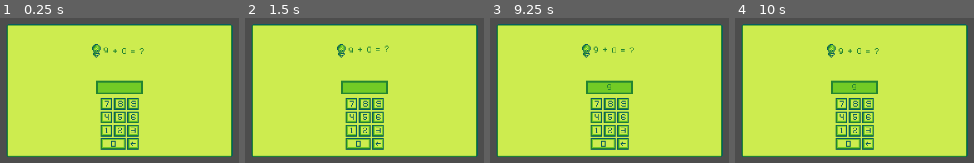
Above: before the commit, frames 1-4 (left to right).
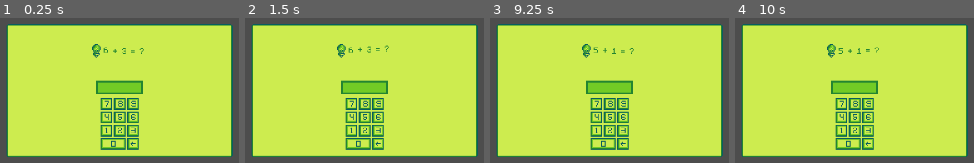
Above: after the commit, the same moments.

Repository: Matheuspimentell/Math-Hero
Game: Godot game, scene res://levels/time attack/time_attack.tscn
The game is run twice, just before and just after one commit, with the same random seed, the same clock (stepped at 60 frames per second) and the same inputs. This scene is started directly instead of the project's main scene.
Inputs:
- Up to frame 1 (0.25 s): no input
- Up to frame 2 (1.5 s): tap Enter (accept) at 0.5, 0.6, 1.25, 1.35 s; hold D (move_right) from 0.53 s (still down); tap Space (jump) at 0.77 s
- Up to frame 3 (9.25 s): tap Space (jump) at 1.52, 3.02, 3.77, 4.52, 6.02, 6.77, 7.52, 9.02 s; tap Enter (accept) at 2, 2.3, 2.75, 3.05, 3.5, 3.8, 4.25, 4.55, 5.3, 6.05, 6.8, 7.55, 8.3, 9.05 s; release D (move_right) at 2.03 s; hold A (move_left) 2.03-2.78 s; tap Keypad 0 (number0) at 2.1 s; hold D (move_right) 2.78-4.28 s; tap Keypad 1 (number1) at 2.85 s; tap Keypad 2 (number2) at 3.6 s; hold A (move_left) 4.28-5.03 s; tap Keypad 3 (number3) at 4.35 s; hold D (move_right) 5.03-5.78 s; tap Keypad 4 (number4) at 5.1 s; hold A (move_left) 5.78-7.28 s; tap Keypad 5 (number5) at 5.85 s; tap Keypad 6 (number6) at 6.6 s; hold D (move_right) from 7.28 s (still down); tap Keypad 7 (number7) at 7.35 s; tap Keypad 8 (number8) at 8.1 s; tap Keypad 9 (number9) at 8.85 s
- Up to frame 4 (10 s): release D (move_right) at 9.53 s; hold A (move_left) from 9.53 s (still down); tap Enter (accept) at 9.6 s; tap Space (jump) at 9.77 s

The runs differ from the first frame. In frame 1, less than 0.1% of the frame differs, in the area x 43-53%, y 20-25%; in frame 2, less than 0.1%; in frame 3, 0.3%, in the area x 43-61%, y 19-50%; in frame 4, 0.2%.

Commit message:
Feature: Added two digit sum generator without carry over

Diff:
--- a/levels/scripts/password_screen.gd
+++ b/levels/scripts/password_screen.gd
@@ -3,9 +3,9 @@
 var numpad: Dictionary
 @onready var question: RichTextLabel = $question
 @onready var password: Label = $passwordBox/password
-var sumGenerator = SumGenerator.new('SEMEX2024')
+var sumGenerator = SumGenerator.new(null)
 var operations: Array
-var currentOperation: Dictionary
+var currentOp: int
 
 func _ready():
 	# Get reference to all numpad keys
@@ -14,8 +14,8 @@
 		numpad[key.name] = key
 	operations = sumGenerator.gen_one_digit_restricted(10)
 	print(operations)
-	currentOperation = operations[0]
-	question.append_text(set_question_style('%s + %s = ?' % [currentOperation.a, currentOperation.b]))
+	currentOp = 0
+	self._change_question_text('%s + %s = ?' % [operations[currentOp].a, operations[currentOp].b])
 
 func _input(_event):
 	if Input.is_action_just_pressed("number0"):
@@ -51,11 +51,21 @@
 	elif Input.is_action_just_pressed("backspace"):
 		numpad["backspace"].click()
 	elif Input.is_action_just_pressed("accept"):
-		if str(currentOperation.res) == password.text:
+		if str(operations[currentOp].res) == password.text:
 			print('correct answer')
+			if(currentOp == operations.size()-1):
+				print('Congrats!')
+			else:
+				currentOp+=1
+				self._change_question_text('%s + %s = ?' % [operations[currentOp].a, operations[currentOp].b])
+				password.text = ''
 		else:
 			print('wrong answer')
 			password.text = ''
 
-func set_question_style(text: String):
+func _set_question_style(text: String):
 	return "[center][color=#238531][wave amp=15 freq=2]%s[/wave][/color][/center]" % text
+
+func _change_question_text(newText: String):
+	question.clear()
+	question.append_text(self._set_question_style(newText))
--- a/models/operations/sum/sum_generator.gd
+++ b/models/operations/sum/sum_generator.gd
@@ -52,3 +52,17 @@
 		operations.append({ 'a': a, 'b': b, 'res': (a+b) })
 
 	return operations
+
+func gen_two_digit_restricted(quantity: int) -> Array:
+	var operations: Array = []
+
+	for a in range(10,99):
+		for b in range(10,99):
+			if(((a%10)+(b%10)<10) and (a/10)+(b/10)<10):
+				operations.append({ 'a': a, 'b': b, 'res': (a+b) })
+
+	seed(self.rng.seed)
+	operations.shuffle()
+	randomize()
+
+	return operations.slice(0, quantity)
